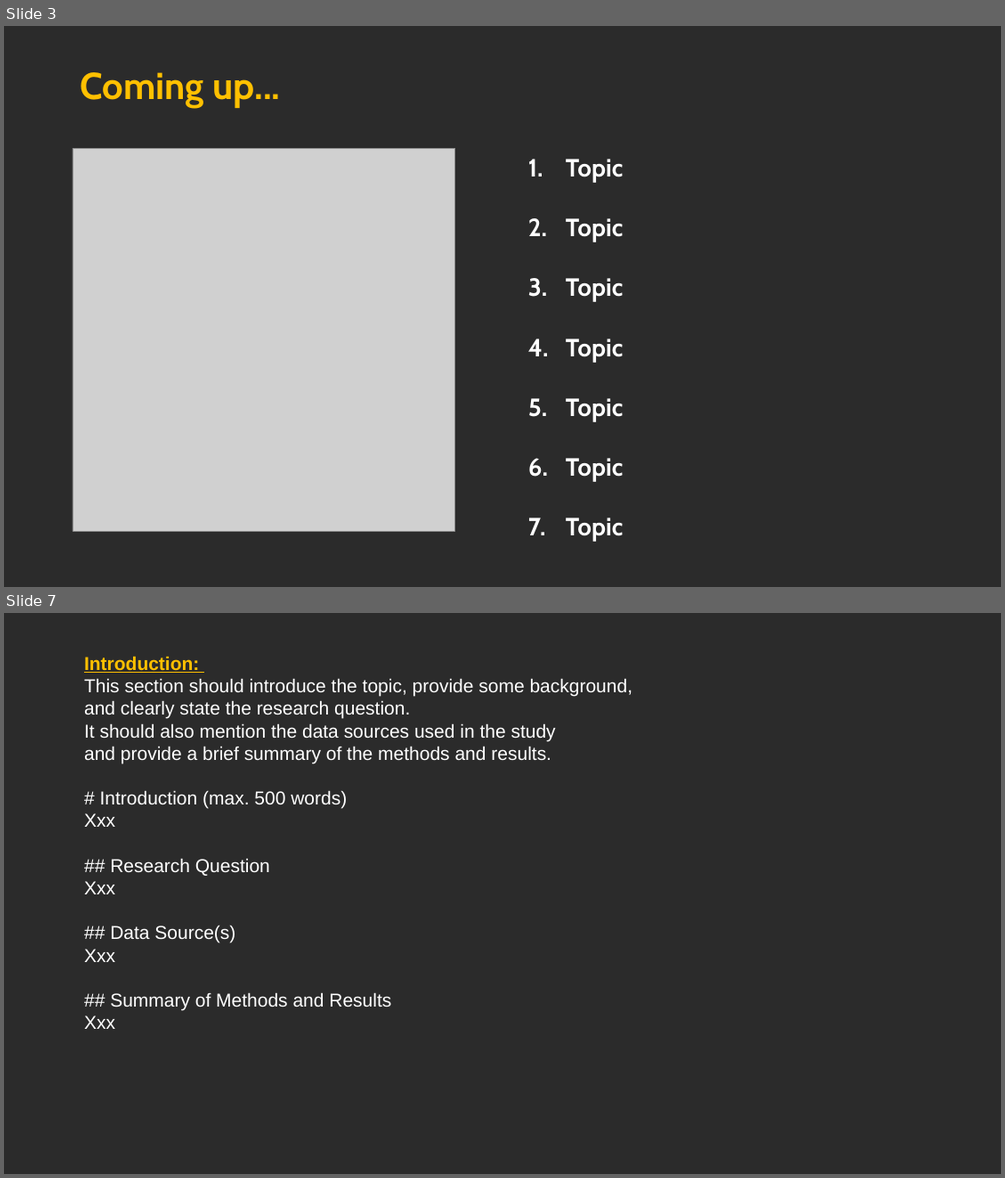
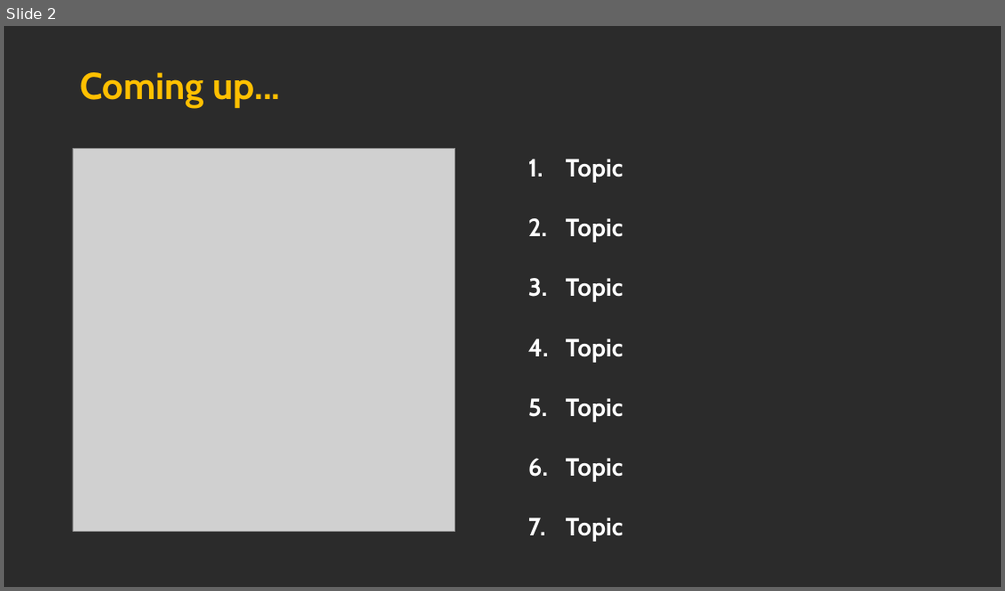
Before and after one commit to MarcoH97/Big-Data-project, a slide deck: 2023_05_24 - BDA - Big Data Big Dreams v0.pptx. Shown one above the other, each under a label of ours: slides 3 and 7 before the commit, slide 2 after it; the slides between them are not shown. The pictures are 1005x1178 and 1005x591 pixels, drawn with LibreOffice and Linux fonts; fonts in the diff are those of the drawing; grey boxes stand for pictures; background and template pictures are left out; a plain dark background stands for a picture behind light text. Boxes give left, top, right and bottom in pixels: in the first picture for what was removed or moved away, otherwise in the second. Text is boxed around its words. In the diff, an @@ line names an element or a change of style, - is before the commit and + after.

Commit message:
update highlighted report (and added background info)

```diff
--- a/2023_05_24 - BDA - Big Data Big Dreams v0.pptx
+++ b/2023_05_24 - BDA - Big Data Big Dreams v0.pptx
@@ slide 7 removed at <box>4,613,1001,1174</box>, background picture (left out) @@
@@ text removed at <box>84,656,633,1029</box> @@
-Introduction:
-This section should introduce the topic, provide some background,
-and clearly state the research question.
-It should also mention the data sources used in the study
-and provide a brief summary of the methods and results.
-# Introduction (max. 500 words)
-Xxx
-## Research Question
-Xxx
-## Data Source(s)
-Xxx
-## Summary of Methods and Results
-Xxx
@@ what was slide 3 is now slide 2 @@
```
Also in this commit, not shown: 2 slides changed, 11 slides added, 5 other slides removed, 1 other file.
